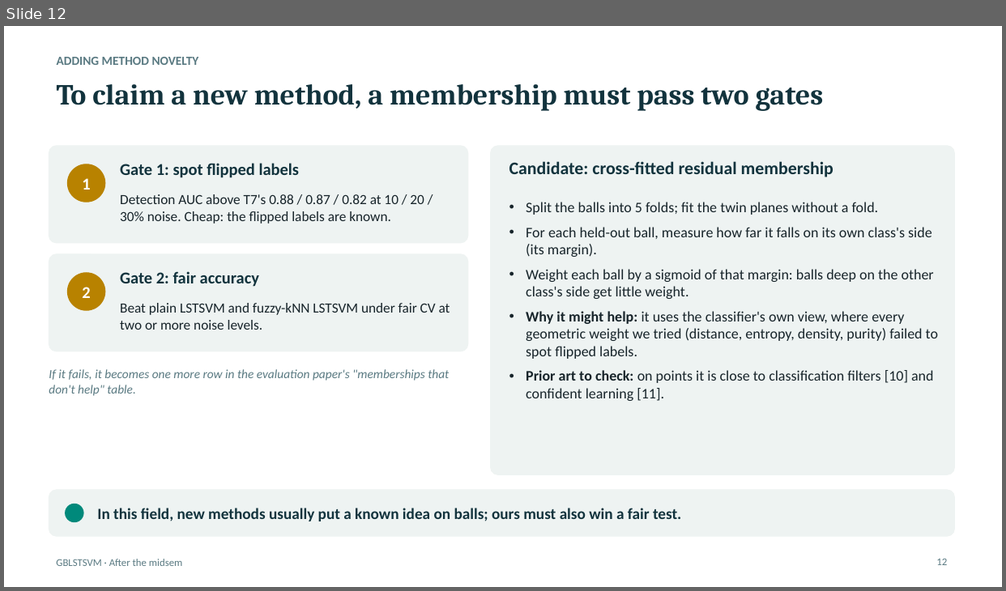
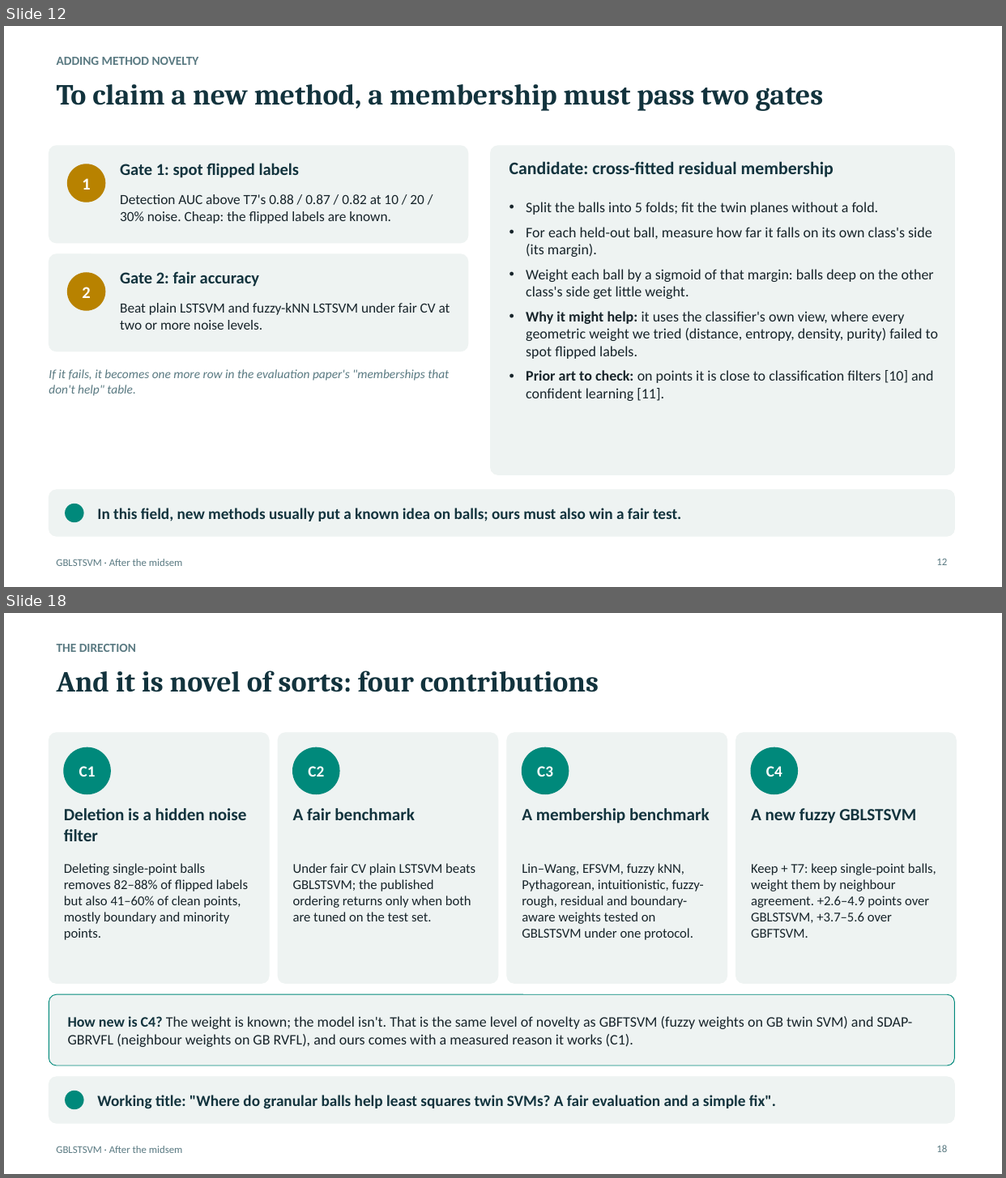
Before and after one commit to Jayagna/GBLSTSVM, a slide deck: reports/post_midsem/post_midsem.pptx. Shown one above the other, each under a label of ours: slide 12 before the commit, slides 12 and 18 after it; the slides between them are not shown. The pictures are 1006x591 and 1006x1178 pixels, drawn with LibreOffice and Linux fonts; fonts in the diff are those of the drawing. Boxes give left, top, right and bottom in pixels: in the first picture for what was removed or moved away, otherwise in the second. Text is boxed around its words. In the diff, an @@ line names an element or a change of style, - is before the commit and + after.

```diff
--- a/reports/post_midsem/post_midsem.pptx
+++ b/reports/post_midsem/post_midsem.pptx
@@ slide 18 added at (4, 613, 1002, 1174), background #FFFFFF; not listed: 1 template element that a slide beside it also shows @@
@@ text added at (57, 644, 136, 652), 12 pt, text #5A7A82, bold @@
+THE DIRECTION
@@ title added at (57, 671, 599, 692), 28 pt, text #12333D, bold @@
+And it is novel of sorts: four contributions
@@ rounded rectangle added at (49, 733, 269, 983), fill #EEF3F2, outline #EEF3F2 0.75 pt @@
@@ rounded rectangle added at (278, 733, 498, 983), fill #EEF3F2, outline #EEF3F2 0.75 pt @@
@@ rounded rectangle added at (507, 733, 727, 983), fill #EEF3F2, outline #EEF3F2 0.75 pt @@
@@ rounded rectangle added at (736, 733, 957, 983), fill #EEF3F2, outline #EEF3F2 0.75 pt @@
@@ ellipse added at (64, 747, 110, 794), fill #00897B, outline #00897B 1 pt @@
@@ ellipse added at (293, 747, 339, 794), fill #00897B, outline #00897B 1 pt @@
@@ ellipse added at (522, 747, 569, 794), fill #00897B, outline #00897B 1 pt @@
@@ ellipse added at (751, 747, 798, 794), fill #00897B, outline #00897B 1 pt @@
@@ text added at (79, 766, 96, 777), 15 pt, text #FFFFFF, bold @@
+C1
@@ text added at (308, 766, 324, 777), 15 pt, text #FFFFFF, bold @@
+C2
@@ text added at (537, 766, 553, 777), 15 pt, text #FFFFFF, bold @@
+C3
@@ text added at (766, 766, 782, 777), 15 pt, text #FFFFFF, bold @@
+C4
@@ text added at (64, 808, 247, 841), 16.5 pt, text #12333D, bold @@
+Deletion is a hidden noise filter
@@ text added at (293, 808, 415, 820), 16.5 pt, text #12333D, bold @@
+A fair benchmark
@@ text added at (522, 808, 710, 824), 16.5 pt, text #12333D, bold @@
+A membership benchmark
@@ text added at (751, 808, 916, 824), 16.5 pt, text #12333D, bold @@
+A new fuzzy GBLSTSVM
@@ text added at (64, 863, 248, 940), 13 pt, text #17242A @@
+Deleting single-point balls removes 82–88% of flipped labels but also 41–60% of clean points, mostly boundary and minority points.
@@ text added at (293, 863, 475, 922), 13 pt, text #17242A @@
+Under fair CV plain LSTSVM beats GBLSTSVM; the published ordering returns only when both are tuned on the test set.
@@ text added at (522, 863, 704, 940), 13 pt, text #17242A @@
+Lin–Wang, EFSVM, fuzzy kNN, Pythagorean, intuitionistic, fuzzy-rough, residual and boundary-aware weights tested on GBLSTSVM under one protocol.
@@ text added at (751, 863, 936, 938), 13 pt, text #17242A @@
+Keep + T7: keep single-point balls, weight them by neighbour agreement. +2.6–4.9 points over GBLSTSVM, +3.7–5.6 over GBFTSVM.
@@ rounded rectangle added at (49, 995, 955, 1066), fill #EEF3F2, outline #00897B 0.75 pt @@
@@ text added at (68, 1016, 913, 1047), 14 pt, text #17242A @@
+How new is C4? The weight is known; the model isn't. That is the same level of novelty as GBFTSVM (fuzzy weights on GB twin SVM) and SDAP-GBRVFL (neighbour weights on GB RVFL), and ours comes with a measured reason it works (C1).
@@ rounded rectangle added at (49, 1077, 955, 1123), fill #EEF3F2, outline #EEF3F2 0.75 pt @@
@@ ellipse added at (66, 1092, 83, 1110), fill #00897B, outline #00897B 1 pt @@
@@ text added at (97, 1095, 776, 1110), 15 pt, text #12333D, bold @@
+Working title: "Where do granular balls help least squares twin SVMs? A fair evaluation and a simple fix".
@@ page number added at (936, 1145, 947, 1152), 10 pt, text #5A7A82 @@
+18
```
Also in this commit, not shown: 2 slides changed, 5 other slides added, 6 other files.
